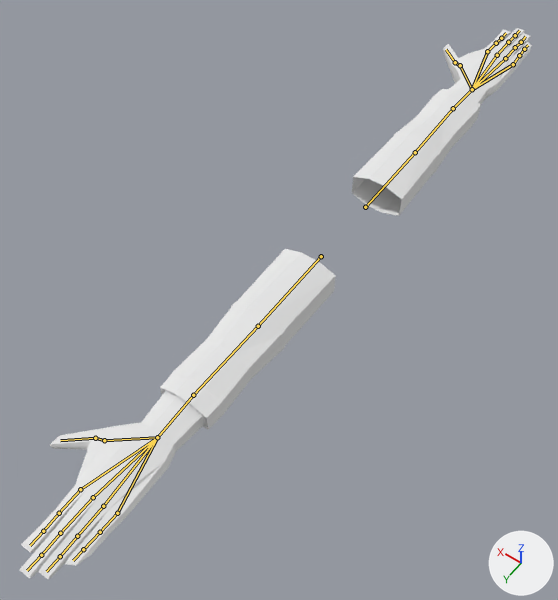
Two versions of the Blender file GameResources/Meshes/PlayerArms/Player_Arms.blend, one commit apart.
Before and after are seen from a 50 mm lens placed at (-3.73, 6.85, 8.28), pointed at (0.43, 1.03, -0.87). Arrows for +X, +Y and +Z are at lower right; the lights stay in place. The bones that bend it are drawn over the model as lines.
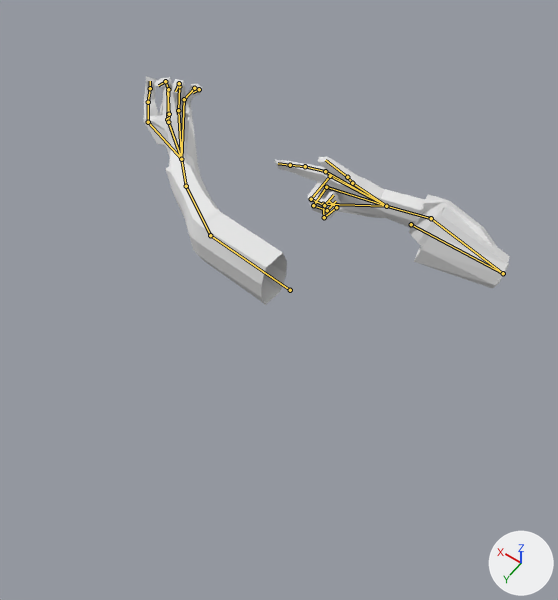
The newer file adds an action. The first version stands in its rest pose; the second is drawn at frame 10 of the action 'Remington870_Shot'.

What the commit changed:
Bone 'UpperArm.R' (bone_upperarm_r) moves from (0.0, 0.0, 0.0) to (0.31, 0.0, -2.6).
Bone 'UpperArm.R' (bone_upperarm_r) turns from (0, 0, 0) to (-81, -15, 111) degrees about its own x, y and z.
Bone 'LowArm.R' (bone_lowarm_r) turns from (0, 0, 0) to (-178, -16, 16) degrees about its own x, y and z.
Bone 'Wrist.R' (bone_wrist_r) turns from (0, 0, 0) to (-36, -57, 40) degrees about its own x, y and z.
Bone 'Little1.R' (bone_little1_r) turns from (0, 0, 0) to (-1, 0, 13) degrees about its own x, y and z.
Bone 'Little2.R' (bone_little2_r) turns from (0, 0, 0) to (24, -6, 104) degrees about its own x, y and z.
Bone 'Ring1.R' (bone_ring1_r) turns from (0, 0, 0) to (-7, -3, 1) degrees about its own x, y and z.
Bone 'Ring2.R' (bone_ring2_r) turns from (0, 0, 0) to (20, -5, 79) degrees about its own x, y and z.
Bone 'Middle1.R' (bone_middle1_r) turns from (0, 0, 0) to (-9, -10, -6) degrees about its own x, y and z.
Bone 'Middle2.R' (bone_middle2_r) turns from (0, 0, 0) to (19, -3, 82) degrees about its own x, y and z.
Bone 'Index1.R' (bone_index1_r) turns from (0, 0, 0) to (-7, 7, -6) degrees about its own x, y and z.
Bone 'Index2.R' (bone_index2_r) turns from (0, 0, 0) to (-2, -2, 3) degrees about its own x, y and z.
Bone 'Thumb1.R' (bone_thumb1_r) turns from (0, 0, 0) to (-31, 16, -17) degrees about its own x, y and z.
Bone 'Thumb2.R' (bone_thumb2_r) turns from (0, 0, 0) to (0, 0, -4) degrees about its own x, y and z.
Bone 'UpperArm.L' (bone_upperarm_l) moves from (0.0, 0.0, 0.0) to (0.0, 2.57, 0.0).
Bone 'UpperArm.L' (bone_upperarm_l) turns from (0, 0, 0) to (92, 5, -91) degrees about its own x, y and z.
Bone 'LowArm.L' (bone_lowarm_l) turns from (0, 0, 0) to (-10, -7, -28) degrees about its own x, y and z.
Bone 'Wrist.L' (bone_wrist_l) turns from (0, 0, 0) to (4, -37, -11) degrees about its own x, y and z.
Bone 'Little1.L' (bone_little1_l) turns from (0, 0, 0) to (27, 14, -32) degrees about its own x, y and z.
Bone 'Little2.L' (bone_little2_l) turns from (0, 0, 0) to (-18, -48, -47) degrees about its own x, y and z.
Bone 'Ring1.L' (bone_ring1_l) turns from (0, 0, 0) to (12, -12, -23) degrees about its own x, y and z.
Bone 'Ring2.L' (bone_ring2_l) turns from (0, 0, 0) to (16, -4, -56) degrees about its own x, y and z.
Bone 'Middle1.L' (bone_middle1_l) turns from (0, 0, 0) to (5, 3, -5) degrees about its own x, y and z.
Bone 'Middle2.L' (bone_middle2_l) turns from (0, 0, 0) to (30, -7, -55) degrees about its own x, y and z.
Bone 'Index1.L' (bone_index1_l) turns from (0, 0, 0) to (10, -7, 4) degrees about its own x, y and z.
Bone 'Index2.L' (bone_index2_l) turns from (0, 0, 0) to (5, -16, -39) degrees about its own x, y and z.
Bone 'Thumb1.L' (bone_thumb1_l) turns from (0, 0, 0) to (-3, 29, -31) degrees about its own x, y and z.
Bone 'Thumb2.L' (bone_thumb2_l) turns from (0, 0, 0) to (-12, 8, -12) degrees about its own x, y and z.

Location of each change, [x1, y1, x2, y2] in pixels of the pictures (558 x 600 px):
'Cube.002', posed (55% narrower, 31% shorter): before [20, 249, 336, 579]; after [144, 76, 287, 305]
'Cube.001', posed (30% wider, 30% shorter): before [352, 28, 532, 216]; after [275, 157, 510, 288]
bone 'UpperArm.R', root to tip: before (365, 207) to (415, 152); after (411, 224) to (503, 273)
bone 'LowArm.R', root to tip: before (415, 152) to (453, 108); after (503, 273) to (431, 218)
bone 'Wrist.R', root to tip: before (453, 108) to (472, 89); after (431, 218) to (386, 206)
bone 'Little1.R', root to tip: before (472, 89) to (513, 64); after (386, 206) to (323, 204)
bone 'Little2.R', root to tip: before (513, 64) to (519, 55); after (323, 204) to (324, 217)
bone 'Ring1.R', root to tip: before (472, 89) to (505, 58); after (386, 206) to (326, 187)
bone 'Ring2.R', root to tip: before (505, 58) to (515, 47); after (326, 187) to (313, 205)
bone 'Middle1.R', root to tip: before (472, 89) to (497, 55); after (386, 206) to (330, 176)
bone 'Middle2.R', root to tip: before (497, 55) to (508, 42); after (330, 176) to (311, 199)
bone 'Index1.R', root to tip: before (472, 89) to (487, 51); after (386, 206) to (325, 171)
bone 'Index2.R', root to tip: before (487, 51) to (496, 43); after (325, 171) to (305, 166)
bone 'Thumb1.R', root to tip: before (472, 89) to (460, 65); after (386, 206) to (352, 183)
bone 'Thumb2.R', root to tip: before (460, 65) to (455, 62); after (352, 183) to (347, 177)
bone 'UpperArm.L', root to tip: before (321, 256) to (258, 326); after (290, 290) to (210, 235)
bone 'LowArm.L', root to tip: before (258, 326) to (193, 395); after (210, 235) to (186, 186)
bone 'Wrist.L', root to tip: before (193, 395) to (157, 437); after (186, 186) to (181, 159)
bone 'Little1.L', root to tip: before (157, 437) to (117, 513); after (181, 159) to (184, 99)
bone 'Little2.L', root to tip: before (117, 513) to (100, 532); after (184, 99) to (194, 88)
bone 'Ring1.L', root to tip: before (157, 437) to (103, 506); after (181, 159) to (178, 110)
bone 'Ring2.L', root to tip: before (103, 506) to (77, 536); after (178, 110) to (179, 86)
bone 'Middle1.L', root to tip: before (157, 437) to (93, 497); after (181, 159) to (167, 119)
bone 'Middle2.L', root to tip: before (93, 497) to (60, 533); after (167, 119) to (168, 89)
bone 'Index1.L', root to tip: before (157, 437) to (80, 489); after (181, 159) to (148, 122)
bone 'Index2.L', root to tip: before (80, 489) to (59, 513); after (148, 122) to (148, 102)
bone 'Thumb1.L', root to tip: before (157, 437) to (104, 440); after (181, 159) to (168, 122)
bone 'Thumb2.L', root to tip: before (104, 440) to (95, 438); after (168, 122) to (169, 114)
